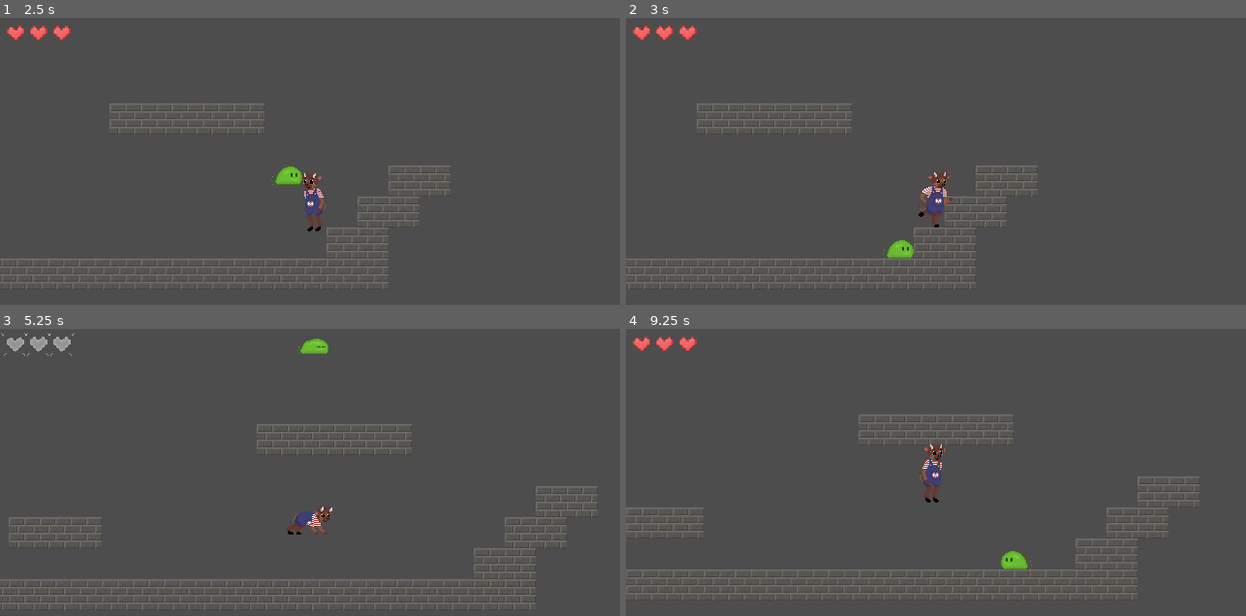
Above: before the commit, frames 1-4 (two rows, left to right).
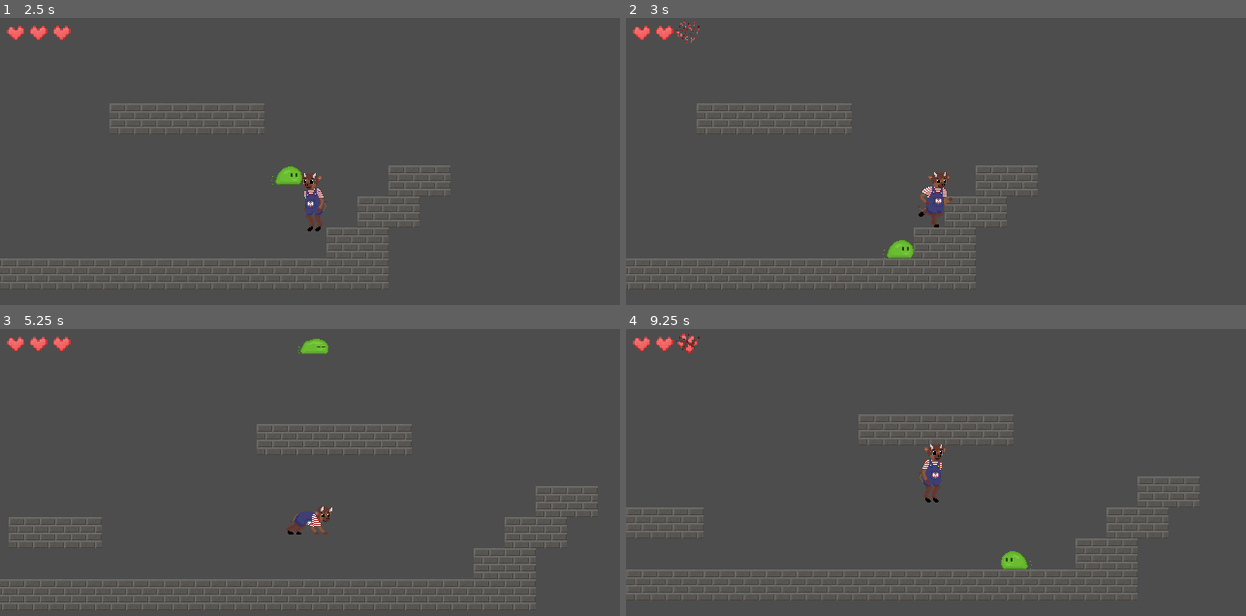
Above: after the commit, the same moments.

Repository: bhansconnect/head-smash
Game: Godot game, scene res://levels/main.tscn
Two runs of this game, one before a commit and one after it. Both use one fixed random seed, a clock stepped at 60 frames per second and the inputs below.
Inputs (mouse positions are in pixels of both pictures, inside the frame that each line leads up to):
- Up to frame 1 (2.5 s): tap Enter at 0.5 s; move the mouse to (446, 175) at 0.52 s; hold Down (crawl) 0.53-1.28 s; hold Right (right) 0.53-2.03 s; click (446, 175) at 0.67 s; tap Space (jump) at 0.77, 1.52 s; move the mouse to (186, 210) at 1.27 s; tap Up (interact) at 1.35 s; move the mouse to (372, 115) at 2.02 s; hold Left (left) from 2.03 s (still down); hold Down (crawl) from 2.03 s (still down)
- Up to frame 2 (3 s): move the mouse to (905, 261) at 2.77 s; release Left (left) at 2.78 s; release Down (crawl) at 2.78 s; hold Right (right) from 2.78 s (still down); tap Up (interact) at 2.85 s; click (905, 261) at 2.92 s
- Up to frame 3 (5.25 s): tap Space (jump) at 3.02, 3.77, 4.52 s; move the mouse to (496, 555) at 3.52 s; hold Down (crawl) 3.53-4.28 s; move the mouse to (124, 452) at 4.27 s; release Right (right) at 4.28 s; hold Left (left) 4.28-5.03 s; tap Up (interact) at 4.35 s; move the mouse to (341, 504) at 5.02 s; hold Right (right) from 5.03 s (still down); hold Down (crawl) from 5.03 s (still down); click (341, 504) at 5.17 s
- Up to frame 4 (9.25 s): move the mouse to (843, 415) at 5.77 s; release Right (right) at 5.78 s; release Down (crawl) at 5.78 s; hold Left (left) 5.78-7.28 s; tap Up (interact) at 5.85, 7.35, 8.85 s; tap Space (jump) at 6.02, 6.77, 7.52, 9.02 s; move the mouse to (1072, 486) at 6.52 s; hold Down (crawl) 6.53-7.28 s; move the mouse to (812, 521) at 7.27 s; hold Right (right) from 7.28 s (still down); click (812, 521) at 7.42 s; move the mouse to (998, 426) at 8.02 s; hold Down (crawl) 8.03-8.78 s; move the mouse to (905, 572) at 8.77 s

Frame 1 is identical in both runs. In frame 2, 0.1% of the frame differs, in the area x 8-12%, y 1-9%; in frame 3, 0.3%, in the area x 0-13%, y 1-10%; in frame 4, 0.1%.

Commit message:
shorten lose heart animation

Diff:
--- a/player/heart.tscn
+++ b/player/heart.tscn
@@ -130,79 +130,80 @@
 }
 
 [sub_resource type="Animation" id="Animation_tyfm7"]
-tracks/0/type = "value"
+length = 0.7
+tracks/0/type = "method"
 tracks/0/imported = false
 tracks/0/enabled = true
-tracks/0/path = NodePath(".:texture")
+tracks/0/path = NodePath(".")
 tracks/0/interp = 1
-tracks/0/loop_wrap = false
+tracks/0/loop_wrap = true
 tracks/0/keys = {
-"times": PackedFloat32Array(0),
-"transitions": PackedFloat32Array(1),
-"update": 1,
-"values": [ExtResource("1_bhsmj")]
-}
-tracks/1/type = "value"
-tracks/1/imported = false
-tracks/1/enabled = true
-tracks/1/path = NodePath(".:hframes")
-tracks/1/interp = 1
-tracks/1/loop_wrap = false
-tracks/1/keys = {
-"times": PackedFloat32Array(0),
-"transitions": PackedFloat32Array(1),
-"update": 1,
-"values": [4]
-}
-tracks/2/type = "value"
-tracks/2/imported = false
-tracks/2/enabled = true
-tracks/2/path = NodePath(".:vframes")
-tracks/2/interp = 1
-tracks/2/loop_wrap = false
-tracks/2/keys = {
-"times": PackedFloat32Array(0),
-"transitions": PackedFloat32Array(1),
-"update": 1,
-"values": [3]
-}
-tracks/3/type = "value"
-tracks/3/imported = false
-tracks/3/enabled = true
-tracks/3/path = NodePath(".:visible")
-tracks/3/interp = 1
-tracks/3/loop_wrap = false
-tracks/3/keys = {
-"times": PackedFloat32Array(0),
-"transitions": PackedFloat32Array(1),
-"update": 1,
-"values": [true]
-}
-tracks/4/type = "value"
-tracks/4/imported = false
-tracks/4/enabled = true
-tracks/4/path = NodePath(".:frame")
-tracks/4/interp = 1
-tracks/4/loop_wrap = false
-tracks/4/keys = {
-"times": PackedFloat32Array(0, 0.1, 0.2, 0.3, 0.4, 0.5, 0.6, 0.7, 0.8, 0.9),
-"transitions": PackedFloat32Array(1, 1, 1, 1, 1, 1, 1, 1, 1, 1),
-"update": 1,
-"values": [0, 0, 0, 0, 0, 1, 2, 3, 4, 5]
-}
-tracks/5/type = "method"
-tracks/5/imported = false
-tracks/5/enabled = true
-tracks/5/path = NodePath(".")
-tracks/5/interp = 1
-tracks/5/loop_wrap = true
-tracks/5/keys = {
-"times": PackedFloat32Array(1),
+"times": PackedFloat32Array(0.7),
 "transitions": PackedFloat32Array(1),
 "values": [{
 "args": [],
 "method": &"queue_free"
 }]
+}
+tracks/1/type = "value"
+tracks/1/imported = false
+tracks/1/enabled = true
+tracks/1/path = NodePath(".:texture")
+tracks/1/interp = 1
+tracks/1/loop_wrap = false
+tracks/1/keys = {
+"times": PackedFloat32Array(0),
+"transitions": PackedFloat32Array(1),
+"update": 1,
+"values": [ExtResource("1_bhsmj")]
+}
+tracks/2/type = "value"
+tracks/2/imported = false
+tracks/2/enabled = true
+tracks/2/path = NodePath(".:hframes")
+tracks/2/interp = 1
+tracks/2/loop_wrap = false
+tracks/2/keys = {
+"times": PackedFloat32Array(0),
+"transitions": PackedFloat32Array(1),
+"update": 1,
+"values": [4]
+}
+tracks/3/type = "value"
+tracks/3/imported = false
+tracks/3/enabled = true
+tracks/3/path = NodePath(".:vframes")
+tracks/3/interp = 1
+tracks/3/loop_wrap = false
+tracks/3/keys = {
+"times": PackedFloat32Array(0),
+"transitions": PackedFloat32Array(1),
+"update": 1,
+"values": [3]
+}
+tracks/4/type = "value"
+tracks/4/imported = false
+tracks/4/enabled = true
+tracks/4/path = NodePath(".:visible")
+tracks/4/interp = 1
+tracks/4/loop_wrap = false
+tracks/4/keys = {
+"times": PackedFloat32Array(0),
+"transitions": PackedFloat32Array(1),
+"update": 1,
+"values": [true]
+}
+tracks/5/type = "value"
+tracks/5/imported = false
+tracks/5/enabled = true
+tracks/5/path = NodePath(".:frame")
+tracks/5/interp = 1
+tracks/5/loop_wrap = false
+tracks/5/keys = {
+"times": PackedFloat32Array(0, 0.1, 0.2, 0.3, 0.4, 0.5, 0.6),
+"transitions": PackedFloat32Array(1, 1, 1, 1, 1, 1, 1),
+"update": 1,
+"values": [0, 0, 1, 2, 3, 4, 5]
 }
 
 [sub_resource type="AnimationLibrary" id="AnimationLibrary_1devm"]
@@ -218,7 +219,6 @@
 texture = ExtResource("1_bhsmj")
 hframes = 4
 vframes = 3
-frame = 6
 script = ExtResource("2_rfcby")
 metadata/_aseprite_wizard_config_ = {
 "layer": "",
Binary file changed: art/heart.aseprite
